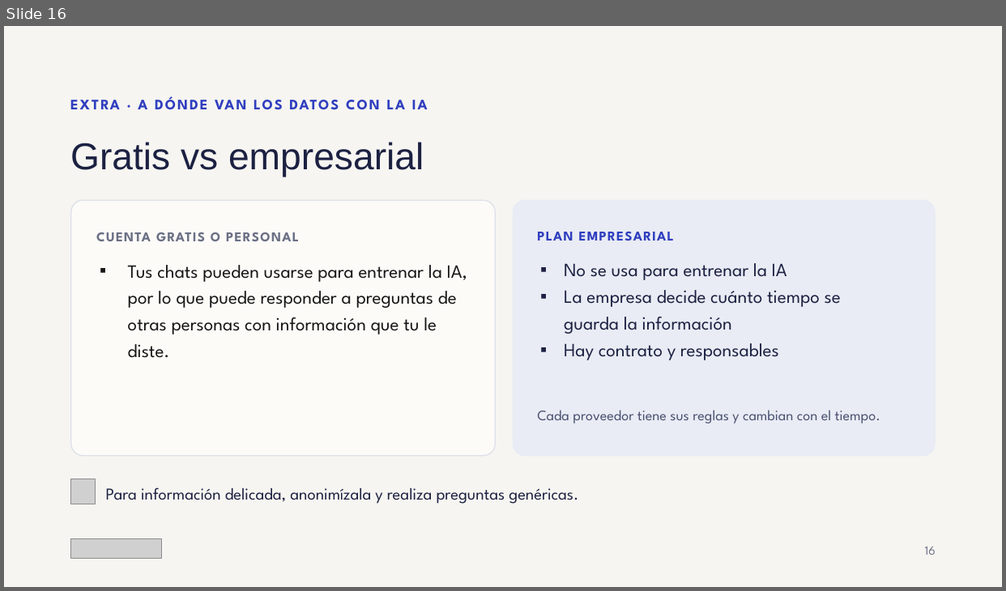
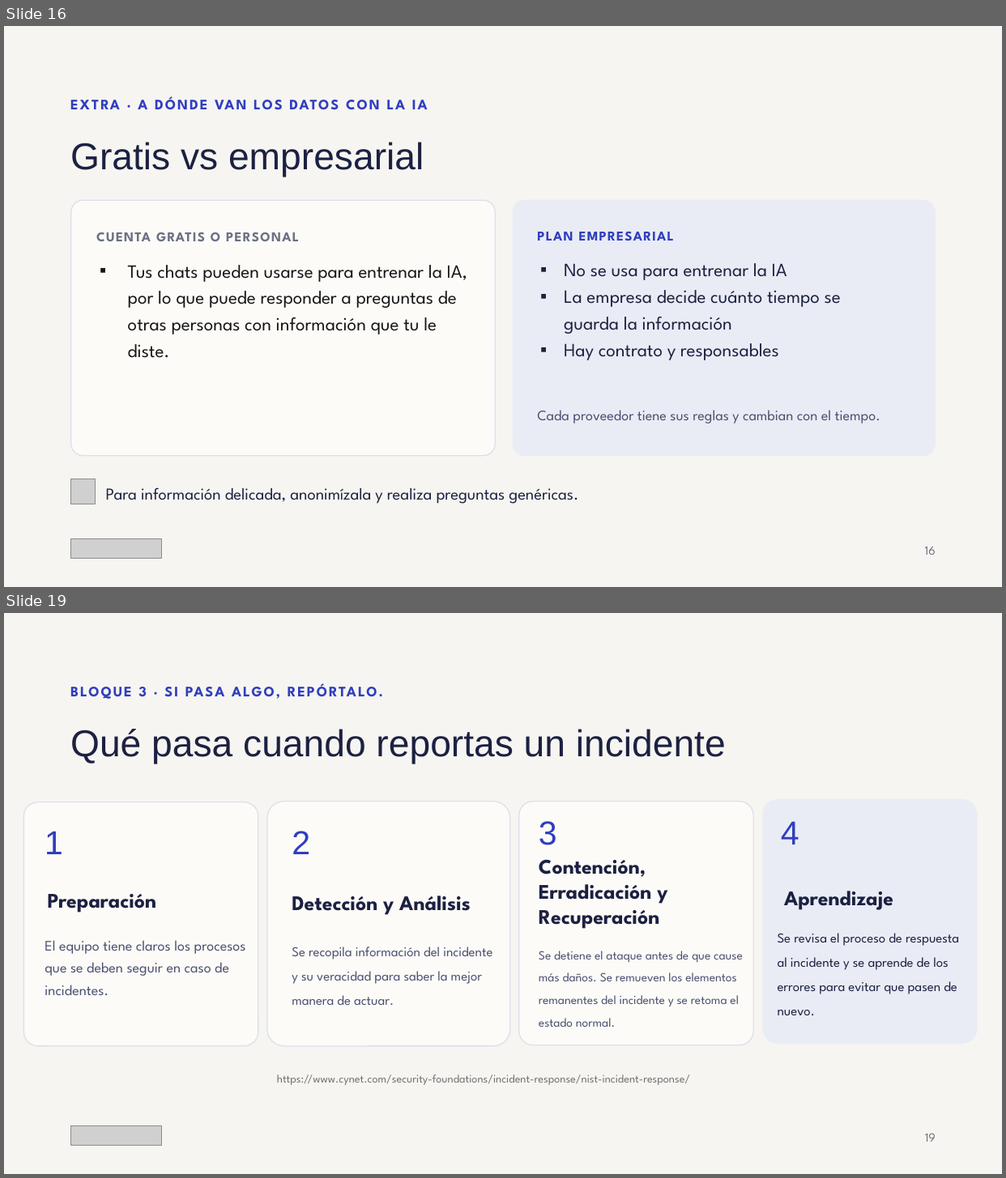
Before and after one commit to pralogy/claudecloudetemasgenerales, a slide deck: Ciberseguridad_sin_ansiedad.pptx. Shown one above the other, each under a label of ours: slide 16 before the commit, slides 16 and 19 after it; the slides between them are not shown. The pictures are 1006x591 and 1006x1178 pixels, drawn with LibreOffice and Linux fonts; fonts in the diff are those of the drawing; grey boxes stand for pictures. Boxes give left, top, right and bottom in pixels: in the first picture for what was removed or moved away, otherwise in the second. Text is boxed around its words. In the diff, an @@ line names an element or a change of style, - is before the commit and + after.

```diff
--- a/Ciberseguridad_sin_ansiedad.pptx
+++ b/Ciberseguridad_sin_ansiedad.pptx
@@ slide 19 added at (4, 613, 1002, 1174), background #F6F5F1 @@
@@ text added at (138, 687, 147, 696), 14 pt, text #2F3EBF, bold @@
+BLOQUE 3 · SI PASA ALGO, REPÓRTALO.
@@ title added at (70, 729, 726, 764), 36 pt, text #1C2142 @@
+Qué pasa cuando reportas un incidente
@@ group added at (23, 803, 258, 1046): 3 texts, 1 rounded rectangle @@
+1
+Preparación
+El equipo tiene claros los procesos que se deben seguir en caso de incidentes.
@@ group added at (267, 802, 510, 1046): 3 texts, 1 rounded rectangle @@
+2
+Detección y Análisis
+Se recopila información del incidente y su veracidad para saber la mejor manera de actuar.
@@ group added at (519, 802, 753, 1046): 3 texts, 1 rounded rectangle @@
+3
+Contención,
+Erradicación y
+Recuperación
+Se detiene el ataque antes de que cause más daños. Se remueven los elementos remanentes del incidente y se retoma el estado normal.
@@ group added at (762, 799, 978, 1044): 3 texts, 1 rounded rectangle @@
+4
+Aprendizaje
+Se revisa el proceso de respuesta al incidente y se aprende de los errores para evitar que pasen de nuevo.
@@ text added at (277, 1075, 690, 1085), 11 pt, text #707070 @@
+https://www.cynet.com/security-foundations/incident-response/nist-incident-response/
@@ picture added at (70, 1127, 162, 1145) @@
@@ text added at (925, 1133, 936, 1142), 12 pt, text #6B7085 @@
+19
```
Also in this commit, not shown: 7 slides changed, 4 other slides added, 1 slide removed.
